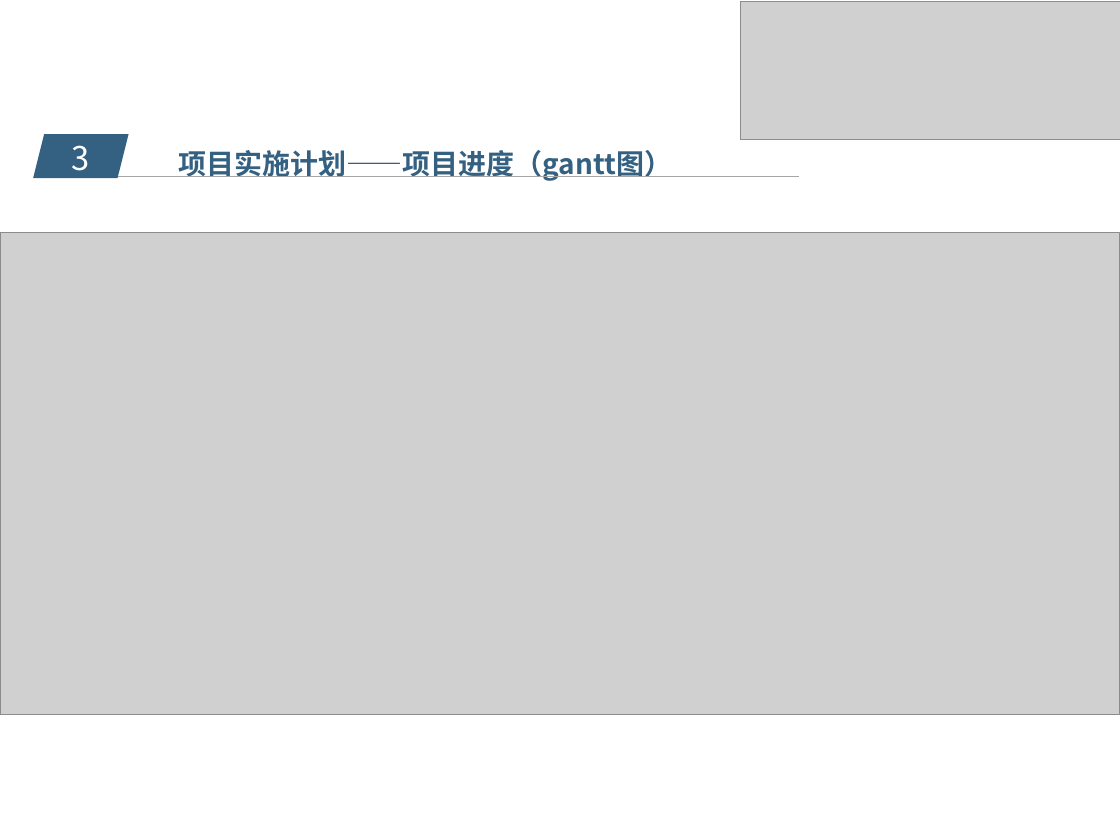
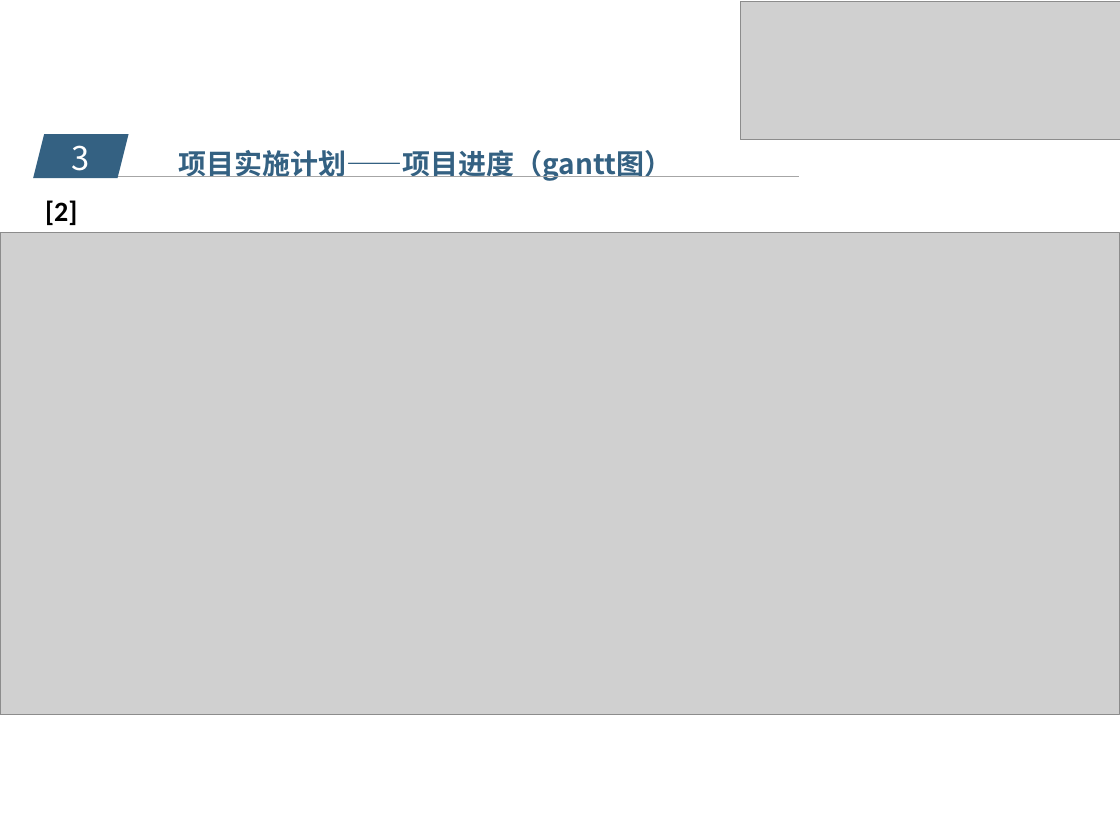
Before and after one commit to popopoi/PRD2018-G07, a slide deck: slide 9 of 受控文档/项目计划/PRD2018-G07- 需求工程项目计划PPT.pptx (slide 8 before the commit). Drawn at 1120x840 pixels with LibreOffice and Linux fonts; fonts in the diff are those of the drawing; grey boxes stand for pictures; background and template pictures are left out. Boxes give left, top, right and bottom in pixels: in the first picture for what was removed or moved away, otherwise in the second. Text is boxed around its words. In the diff, an @@ line names an element or a change of style, - is before the commit and + after.

```diff
--- a/受控文档/项目计划/PRD2018-G07- 需求工程项目计划PPT.pptx
+++ b/受控文档/项目计划/PRD2018-G07- 需求工程项目计划PPT.pptx
@@ text added at (x1=45, y1=200, x2=77, y2=225), 18 pt, text #000000, bold @@
+[2]
```
Also in this commit, not shown: 13 other slides changed, 2 slides added, 1 slide removed, 2 other files.
